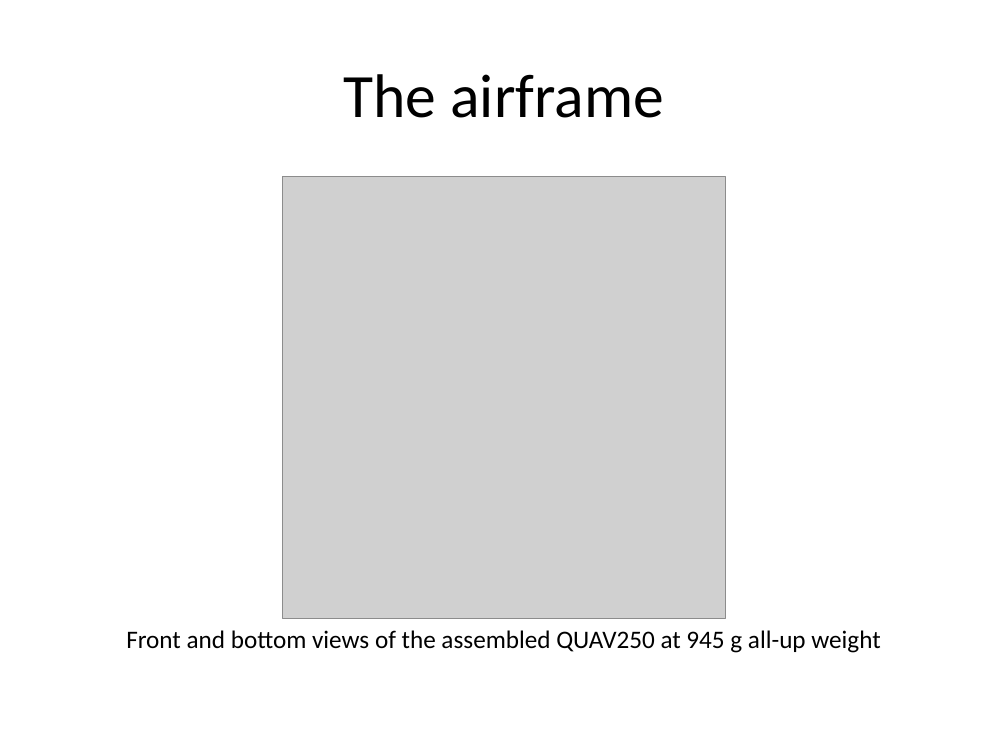
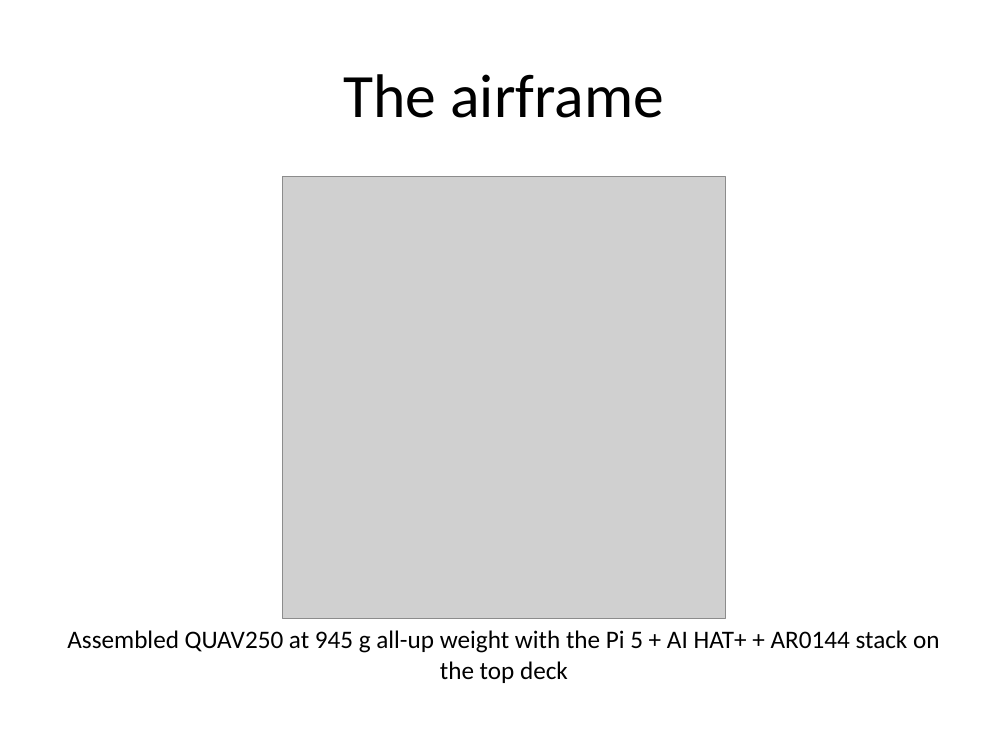
Before and after one commit to JabbaghYounes/AutonoBird, a slide deck: slide 4 of resources/presentation/slides.pptx. Drawn at 1008x756 pixels with LibreOffice and Linux fonts; fonts in the diff are those of the drawing; grey boxes stand for pictures. Boxes give left, top, right and bottom in pixels: in the first picture for what was removed or moved away, otherwise in the second. Text is boxed around its words. In the diff, an @@ line names an element or a change of style, - is before the commit and + after.

```diff
--- a/resources/presentation/slides.pptx
+++ b/resources/presentation/slides.pptx
@@ text at [67, 630, 939, 683]: text changed @@
-Front and bottom views of the assembled QUAV250 at 945 g all-up weight
+Assembled QUAV250 at 945 g all-up weight with the Pi 5 + AI HAT+ + AR0144 stack on the top deck
```
Also in this commit, not shown: 1 other file.
